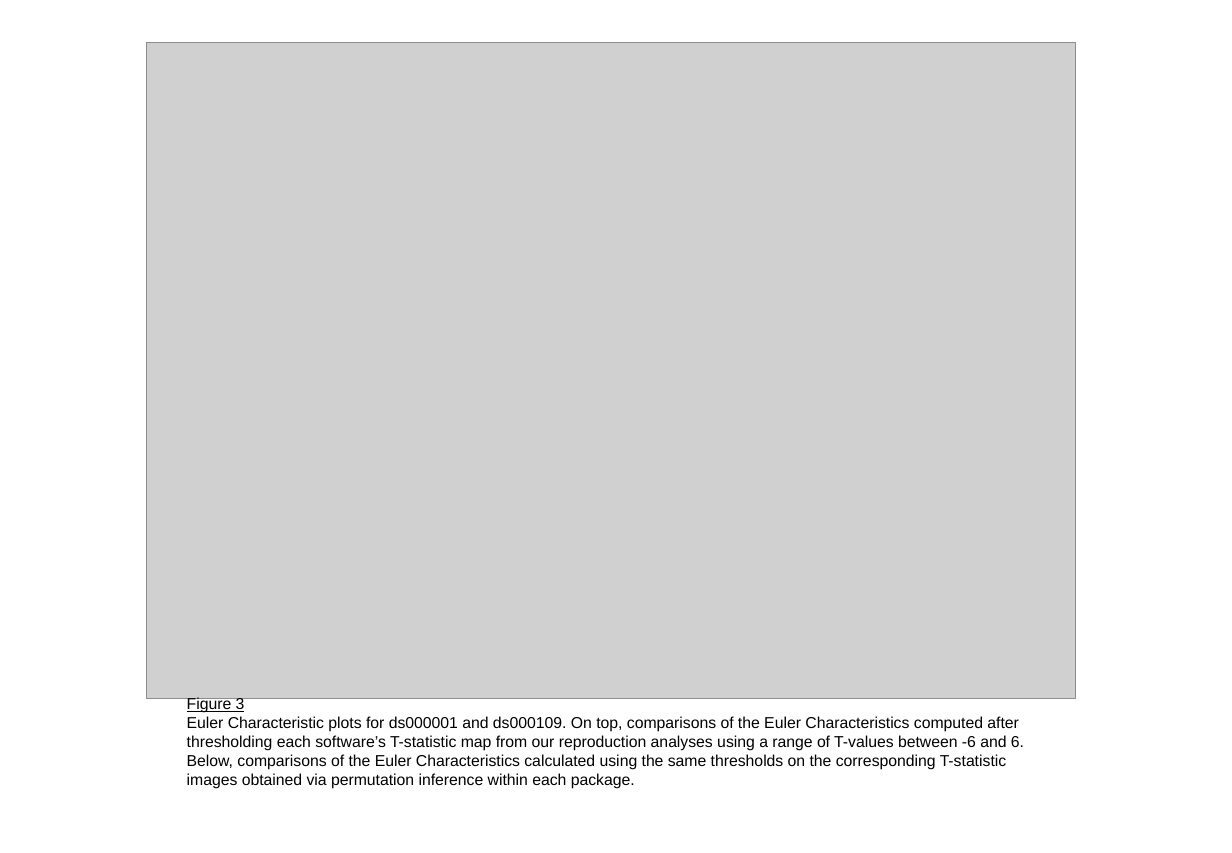
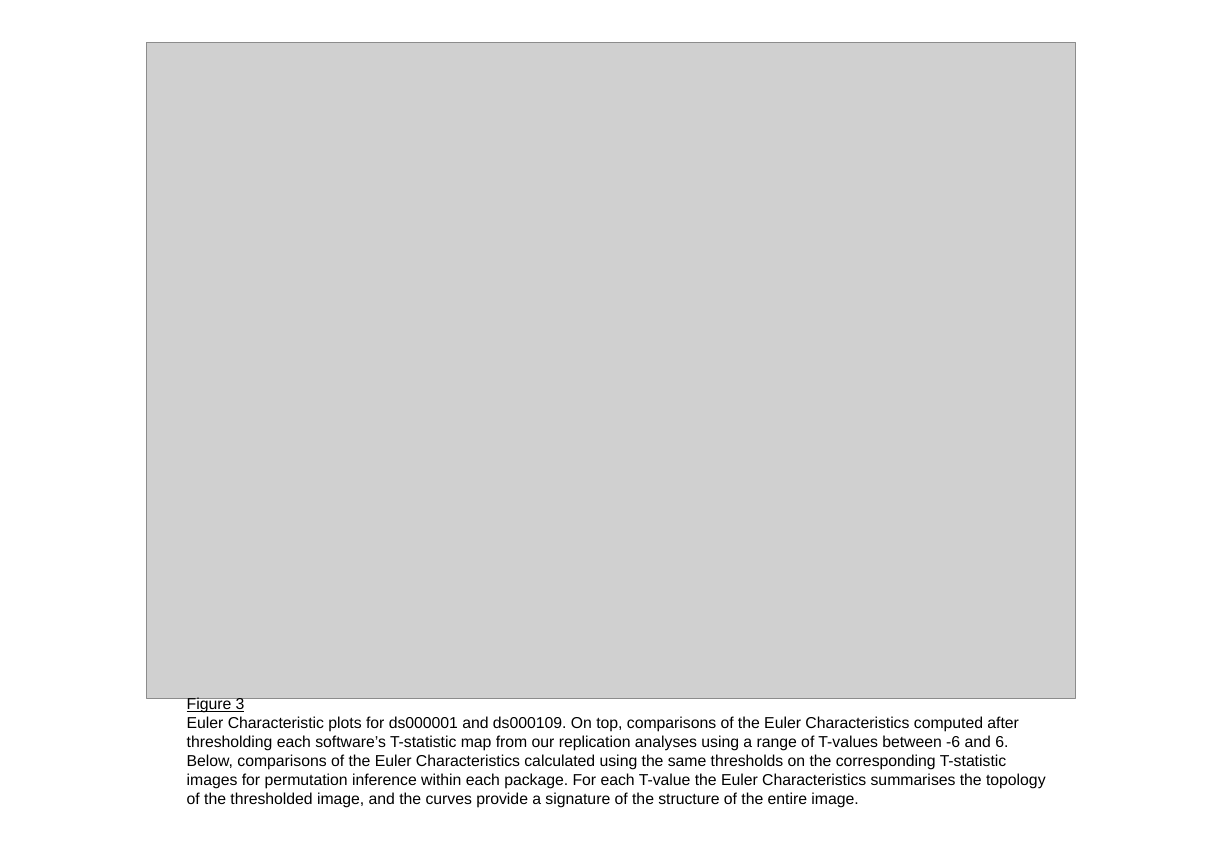
Before and after one commit to NISOx-BDI/Software_Comparison, a slide deck: slide 2 of publication-figures-landscape.pptx. Drawn at 1232x853 pixels with LibreOffice and Linux fonts; fonts in the diff are those of the drawing; grey boxes stand for pictures. Boxes give left, top, right and bottom in pixels: in the first picture for what was removed or moved away, otherwise in the second. Text is boxed around its words. In the diff, an @@ line names an element or a change of style, - is before the commit and + after.

Commit message:
figures converted to pdf, new figures of thresholded and unthresholded stat images

```diff
--- a/publication-figures-landscape.pptx
+++ b/publication-figures-landscape.pptx
@@ text at bbox=[187, 716, 1046, 808]: text changed @@
-Euler Characteristic plots for ds000001 and ds000109. On top, comparisons of the Euler Characteristics computed after thresholding each software’s T-statistic map from our reproduction analyses using a range of T-values between -6 and 6. Below, comparisons of the Euler Characteristics calculated using the same thresholds on the corresponding T-statistic images obtained via permutation inference within each package.
+Euler Characteristic plots for ds000001 and ds000109. On top, comparisons of the Euler Characteristics computed after thresholding each software’s T-statistic map from our replication analyses using a range of T-values between -6 and 6. Below, comparisons of the Euler Characteristics calculated using the same thresholds on the corresponding T-statistic images for permutation inference within each package. For each T-value the Euler Characteristics summarises the topology of the thresholded image, and the curves provide a signature of the structure of the entire image.
```
Also in this commit, not shown: 1 other slide changed, 26 other files.
